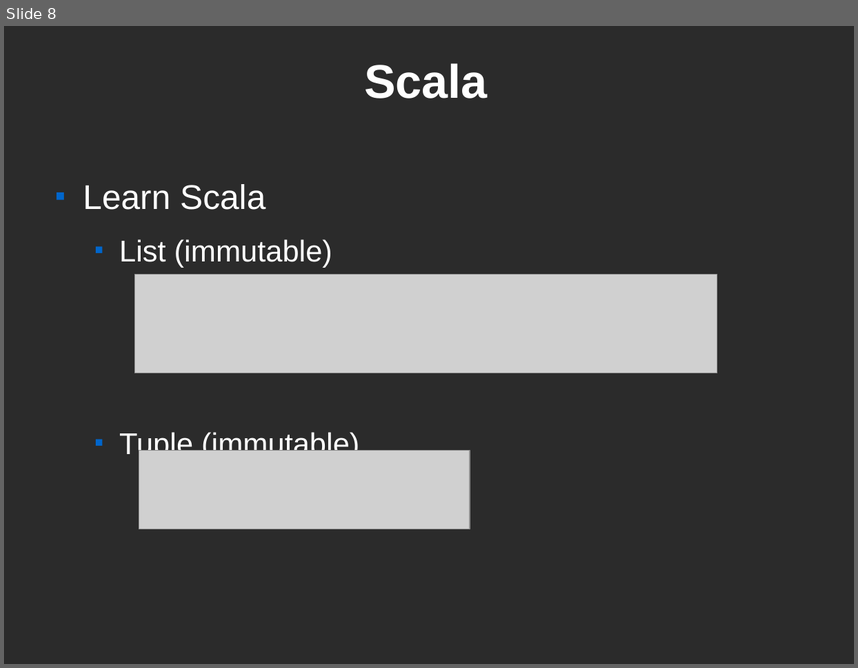
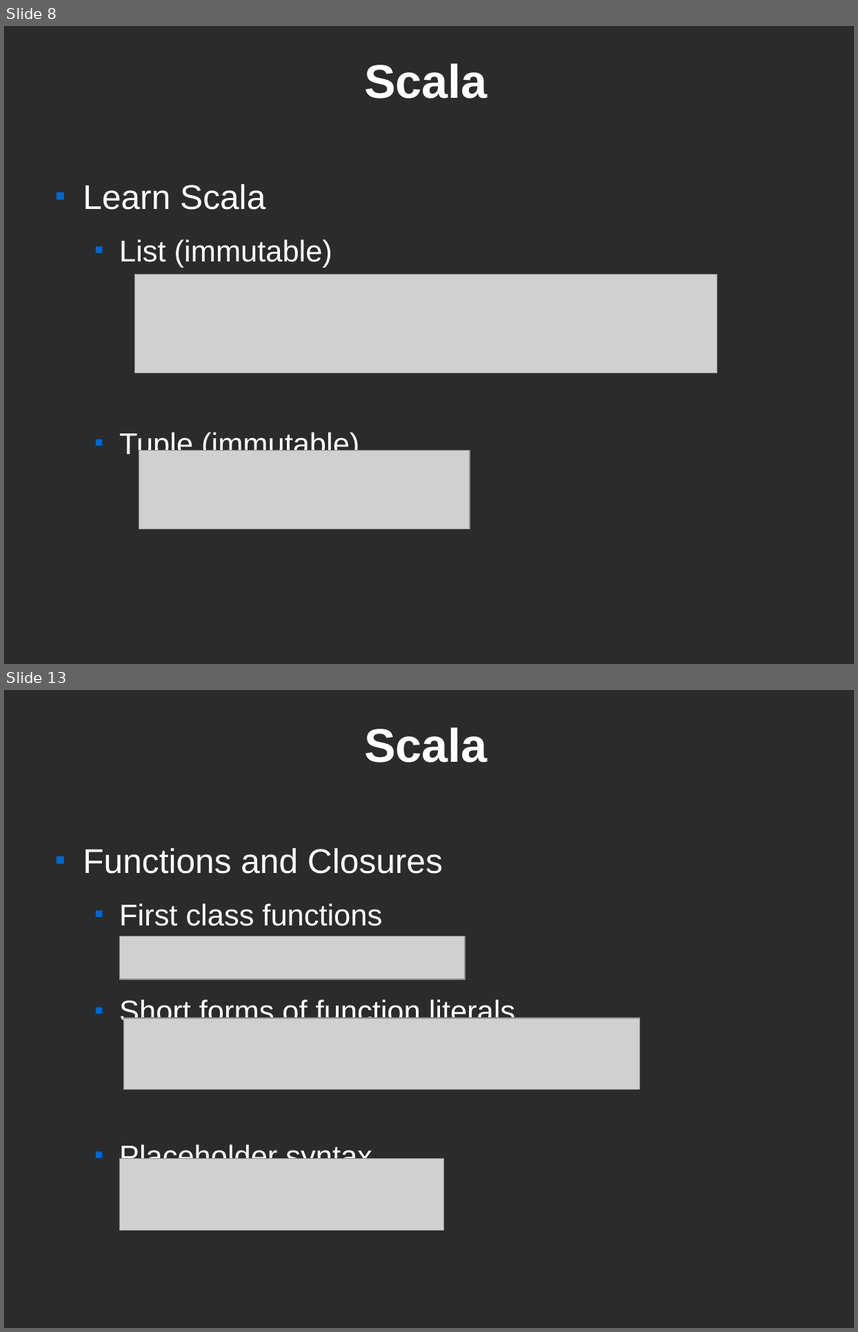
Before and after one commit to littlee1032/org-files, a slide deck: scala.odp. Shown one above the other, each under a label of ours: slide 8 before the commit, slides 8 and 13 after it; the slides between them are not shown. The pictures are 858x668 and 858x1332 pixels, drawn with LibreOffice and Linux fonts; fonts in the diff are those of the drawing; grey boxes stand for pictures; background and template pictures are left out; a plain dark background stands for a picture behind light text. Boxes give left, top, right and bottom in pixels: in the first picture for what was removed or moved away, otherwise in the second. Text is boxed around its words. In the diff, an @@ line names an element or a change of style, - is before the commit and + after.

Commit message:
scala.odp part 2

```diff
--- a/scala.odp
+++ b/scala.odp
@@ slide 13 added at [4, 690, 854, 1328], background picture (left out) @@
@@ title added at [364, 727, 487, 762], 44 pt, text #FFFFFF, bold @@
+Scala
@@ text added at [83, 848, 515, 1172], 28 pt, text #FFFFFF @@
+■ Functions and Closures
+  ■ First class functions
+  ■ Short forms of function literals
+  ■ Placeholder syntax
@@ picture added at [120, 936, 466, 979] @@
@@ picture added at [123, 1018, 640, 1090] @@
@@ picture added at [120, 1159, 444, 1230] @@
```
Also in this commit, not shown: 16 other slides added.
